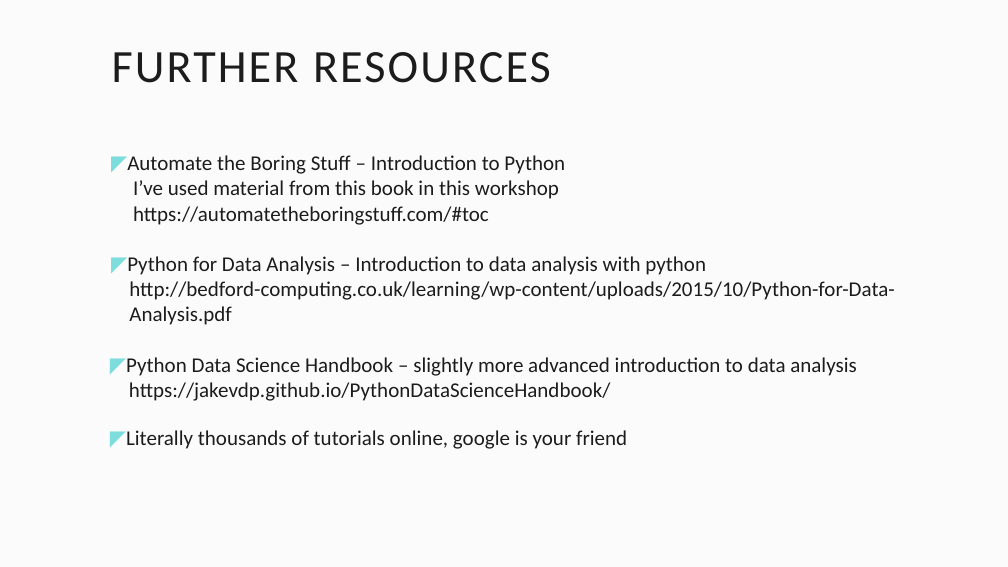
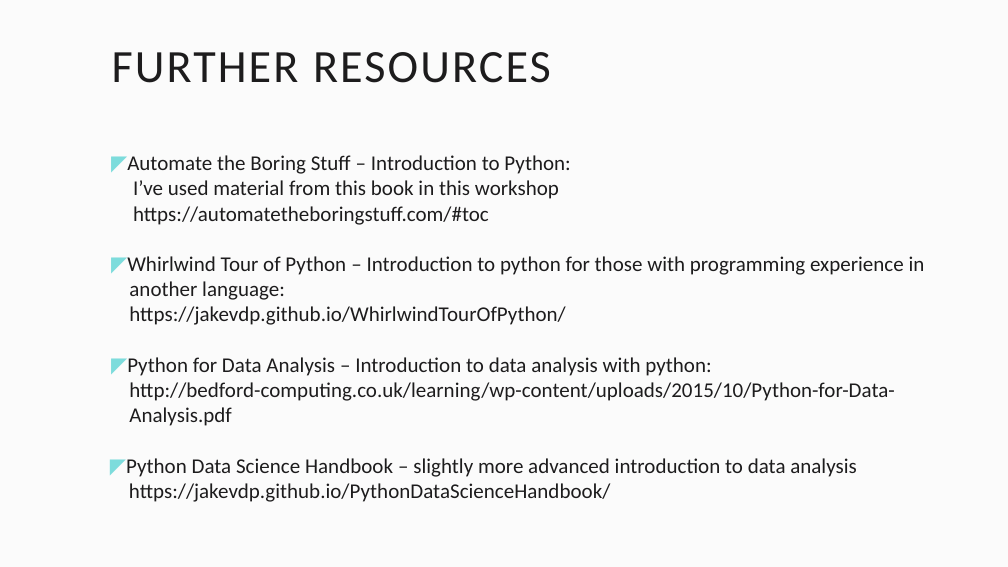
Before and after one commit to darrelrobinson/Intro-to-Python, a slide deck: slide 7 of presentation.pptx (slide 6 before the commit). Drawn at 1008x567 pixels with LibreOffice and Linux fonts; fonts in the diff are those of the drawing; background and template pictures are left out. Boxes give left, top, right and bottom in pixels: in the first picture for what was removed or moved away, otherwise in the second. Text is boxed around its words. In the diff, an @@ line names an element or a change of style, - is before the commit and + after.

```diff
--- a/presentation.pptx
+++ b/presentation.pptx
@@ text at (111, 155, 570, 174): text changed @@
-◤Automate the Boring Stuff – Introduction to Python
+◤Automate the Boring Stuff – Introduction to Python:
@@ text at (111, 256, 925, 376): text changed @@
-◤Python for Data Analysis – Introduction to data analysis with python
+◤Whirlwind Tour of Python – Introduction to python for those with programming experience in another language:
+https://jakevdp.github.io/WhirlwindTourOfPython/
+◤Python for Data Analysis – Introduction to data analysis with python:
@@ text at (110, 430, 627, 449): paragraph removed @@
-◤Literally thousands of tutorials online, google is your friend
```
Also in this commit, not shown: 3 other slides changed, 2 slides added, 1 slide removed, 7 other files.
